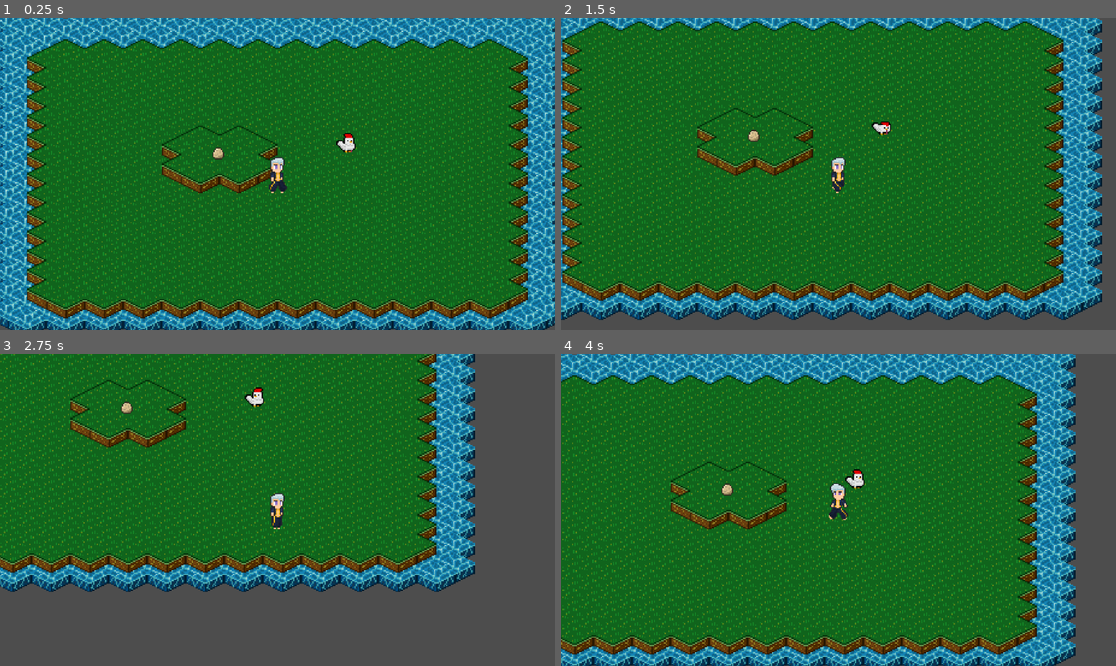
Above: before the commit, frames 1-4 (two rows, left to right).
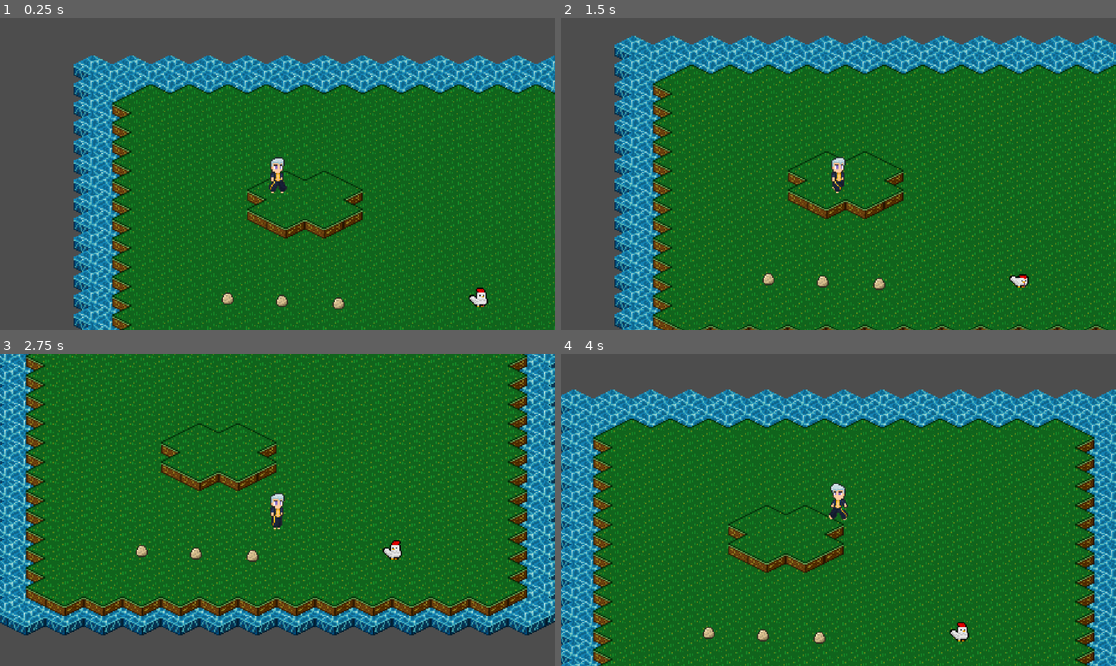
Above: after the commit, the same moments.

Repository: antth-Luca/godot-Celestia
Game: Godot game, scene res://components/levels/world.tscn
Same seed, same stepped clock (60 frames per second), same inputs: the game is played once before the commit and once after it.
Inputs:
- Up to frame 1 (0.25 s): no input
- Up to frame 2 (1.5 s): tap Enter (ui_accept) at 0.5, 0.77 s; hold Right (ui_right) 0.53-1.28 s; hold Down (ui_down) from 1.28 s (still down)
- Up to frame 3 (2.75 s): tap Enter (ui_accept) at 1.52 s; release Down (ui_down) at 2.03 s; hold Right (ui_right) from 2.03 s (still down)
- Up to frame 4 (4 s): release Right (ui_right) at 2.78 s; hold Up (ui_up) 2.78-3.53 s; tap Enter (ui_accept) at 3.02, 3.77 s; hold Left (ui_left) from 3.53 s (still down)

The runs differ from the first frame. In frame 1, 62% of the frame differs, in the area x 0-100%, y 0-100%; in frame 2, 62%; in frame 3, 54%; in frame 4, 59%.

Commit message:
Adição de verificação para Player coletando o item

Diff:
--- a/game/Celestia/components/items/AbstractItem.gd
+++ b/game/Celestia/components/items/AbstractItem.gd
@@ -26,11 +26,12 @@
 
 
 func _on_body_entered(body):
+	if body.name != 'Player': return
 	var follow_tween = create_tween()
 	follow_tween.tween_property(
 		self,
 		"position",
-		body.global_position,
+		body.global_position + Vector2(-8, 8),
 		0.1
 	)
 	await follow_tween.finished
--- a/game/Celestia/components/levels/world.tscn
+++ b/game/Celestia/components/levels/world.tscn
@@ -23,9 +23,10 @@
 tile_set = ExtResource("2_7obii")
 
 [node name="Chicken" parent="." instance=ExtResource("4_7obii")]
-position = Vector2(60, -26)
+position = Vector2(99, 65)
 
 [node name="Player" parent="." instance=ExtResource("1_i5x7m")]
+position = Vector2(-73, -42)
 WATER_LAYER_PATH = NodePath("../Water")
 LAND_LAYER_PATH = NodePath("../Land1")
 
@@ -59,5 +60,11 @@
 offset_left = 48.0
 offset_right = 64.0
 
-[node name="AbstractItem" parent="." instance=ExtResource("7_xmg66")]
-position = Vector2(-49, -17)
+[node name="AbstractItem1" parent="." instance=ExtResource("7_xmg66")]
+position = Vector2(-112, 66)
+
+[node name="AbstractItem2" parent="." instance=ExtResource("7_xmg66")]
+position = Vector2(-67, 68)
+
+[node name="AbstractItem3" parent="." instance=ExtResource("7_xmg66")]
+position = Vector2(-20, 70)
